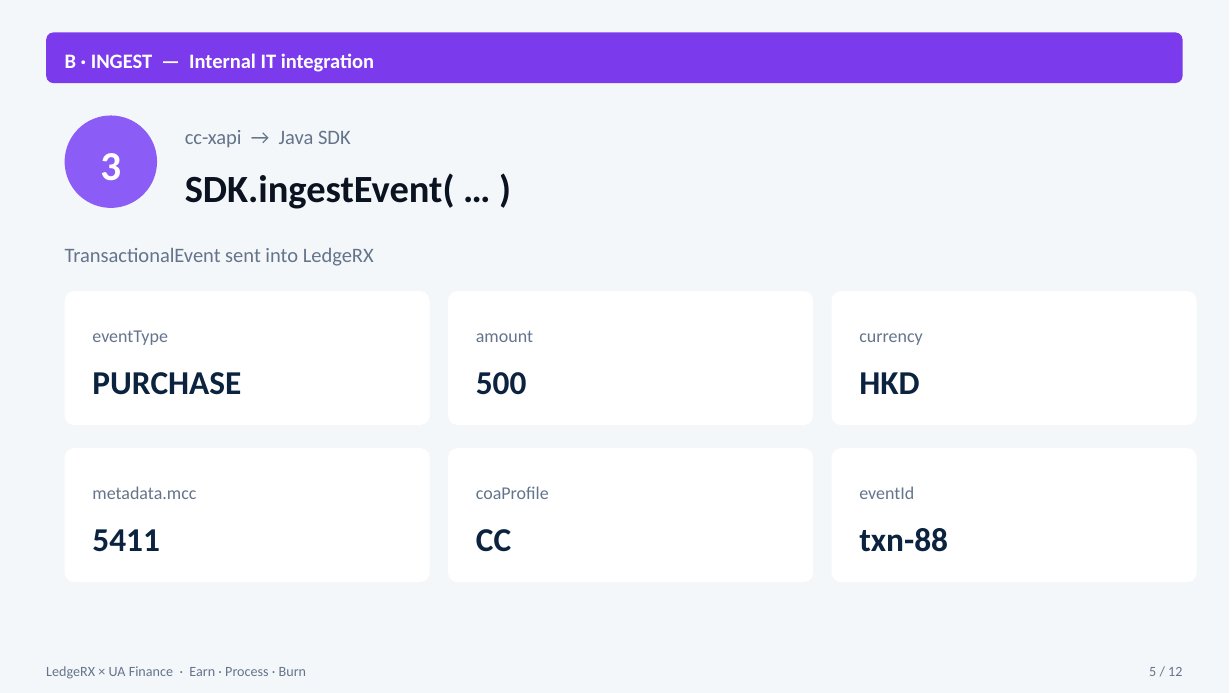
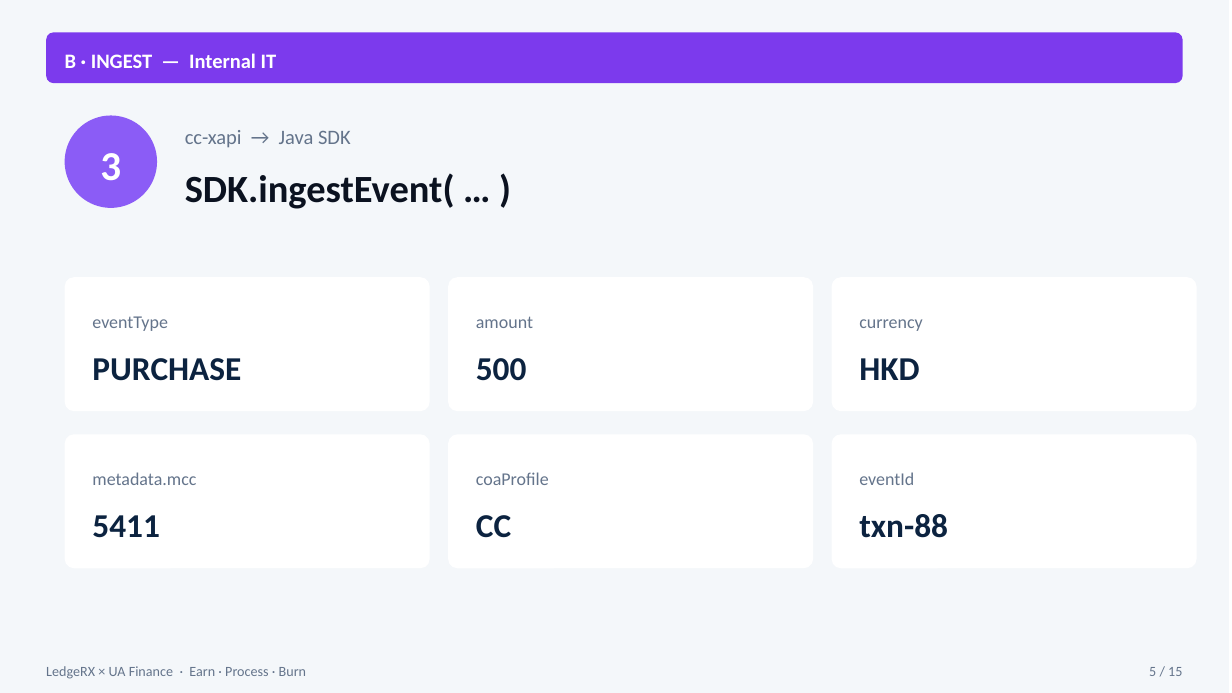
Before and after one commit to yky32/ledger-engine, a slide deck: slide 5 of docs/decks/LedgeRX-UAFinance-Earn-Burn-Slides.pptx. Drawn at 1232x693 pixels with LibreOffice and Linux fonts; fonts in the diff are those of the drawing. Boxes give left, top, right and bottom in pixels: in the first picture for what was removed or moved away, otherwise in the second. Text is boxed around its words. In the diff, an @@ line names an element or a change of style, - is before the commit and + after.

Commit message:
docs: appendix sequence board split into 2 slides (earn + burn halves)

```diff
--- a/docs/decks/LedgeRX-UAFinance-Earn-Burn-Slides.pptx
+++ b/docs/decks/LedgeRX-UAFinance-Earn-Burn-Slides.pptx
@@ text at (65, 53, 277, 68): text changed @@
-B · INGEST — Internal IT integration
+B · INGEST — Internal IT
@@ text removed at (65, 248, 374, 266) @@
-TransactionalEvent sent into LedgeRX
@@ 12 texts, 6 rounded rectangles: place and size @@
-12 texts, 6 rounded rectangles at (65, 291, 1197, 582)
+12 texts, 6 rounded rectangles at (65, 277, 1197, 568)
@@ text at (1149, 667, 1182, 676): text changed @@
-5 / 12
+5 / 15
```
Also in this commit, not shown: 11 other slides changed, 3 slides added, 7 other files.
